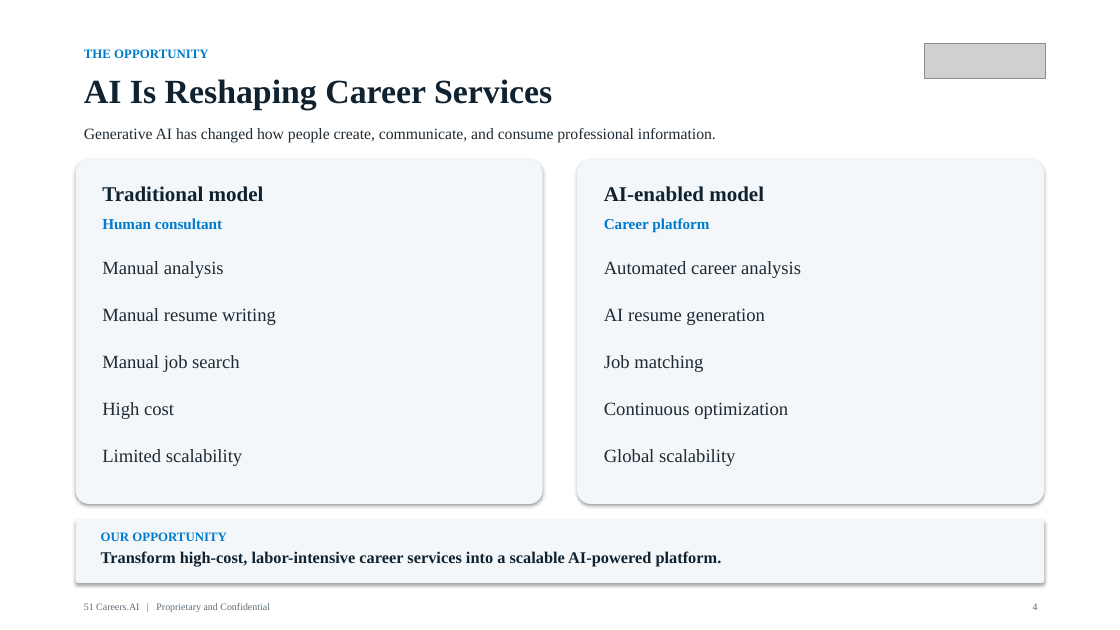
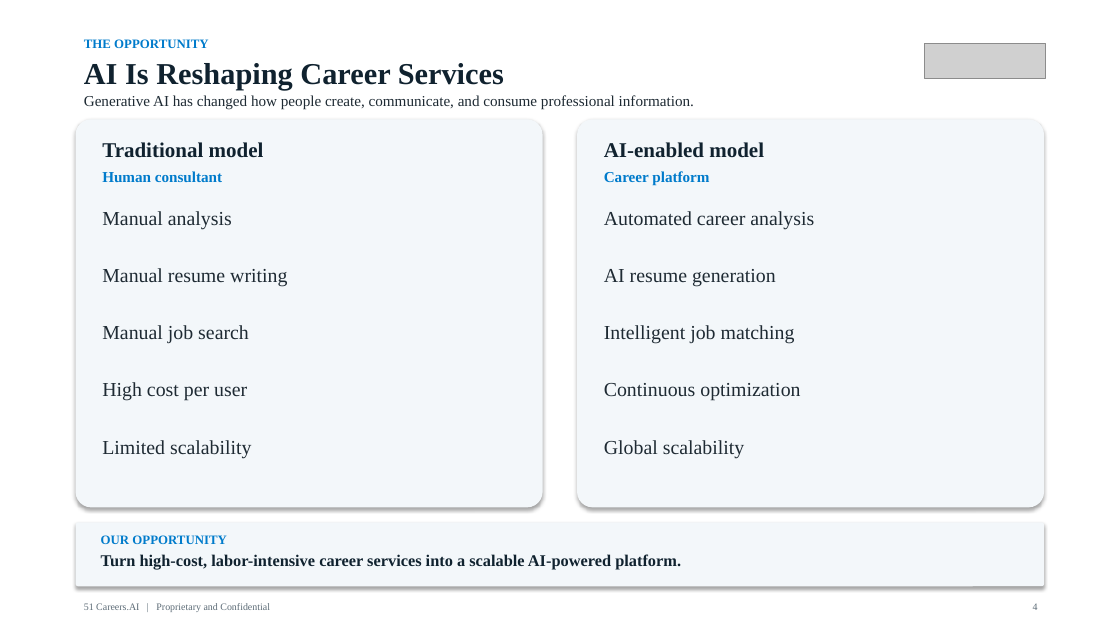
Before and after one commit to anthonyleedu/anthonyleedu, a slide deck: slide 4 of 51Careers_AI_Investor_Overview.pptx. Drawn at 1120x630 pixels with LibreOffice and Linux fonts; fonts in the diff are those of the drawing; grey boxes stand for pictures. Boxes give left, top, right and bottom in pixels: in the first picture for what was removed or moved away, otherwise in the second. Text is boxed around its words. In the diff, an @@ line names an element or a change of style, - is before the commit and + after.

```diff
--- a/51Careers_AI_Investor_Overview.pptx
+++ b/51Careers_AI_Investor_Overview.pptx
@@ text "AI Is Reshaping Career Services": place and size @@
-text "AI Is Reshaping Career Services" at box(84, 79, 552, 109)
+text "AI Is Reshaping Career Services" at box(84, 63, 504, 91)
@@ text "AI Is Reshaping Career Services" at box(84, 63, 504, 91): size 29 to 26 pt @@
@@ text "THE OPPORTUNITY": place and size @@
-text "THE OPPORTUNITY" at box(84, 49, 209, 58)
+text "THE OPPORTUNITY" at box(84, 39, 209, 48)
@@ text "Generative AI has changed how ...": place and size @@
-text "Generative AI has changed how ..." at box(84, 128, 716, 142)
+text "Generative AI has changed how ..." at box(84, 95, 694, 110)
@@ text "Generative AI has changed how ..." at box(84, 95, 694, 110): size 13.5 to 13 pt @@
@@ rounded rectangle: place and size @@
-rounded rectangle at box(76, 160, 543, 504)
+rounded rectangle at box(76, 119, 543, 507)
@@ rounded rectangle: place and size @@
-rounded rectangle at box(577, 160, 1044, 504)
+rounded rectangle at box(577, 119, 1044, 507)
@@ text "Traditional model": place and size @@
-text "Traditional model" at box(102, 186, 264, 202)
+text "Traditional model" at box(102, 142, 264, 158)
@@ text "AI-enabled model": place and size @@
-text "AI-enabled model" at box(604, 186, 764, 202)
+text "AI-enabled model" at box(604, 142, 764, 158)
@@ text "Human consultant": place and size @@
-text "Human consultant" at box(102, 218, 222, 229)
+text "Human consultant" at box(102, 171, 222, 182)
@@ text "Career platform": place and size @@
-text "Career platform" at box(604, 218, 709, 233)
+text "Career platform" at box(604, 171, 709, 186)
@@ text "Manual analysis": place and size @@
-text "Manual analysis" at box(102, 261, 224, 278)
+text "Manual analysis" at box(102, 211, 232, 230)
@@ size 16 to 17 pt in 8 elements at box(102, 440, 251, 458), box(604, 440, 744, 458), box(604, 383, 800, 401), box(102, 325, 249, 344), box(102, 268, 287, 287), box(604, 269, 776, 287), box(102, 211, 232, 230), box(604, 211, 814, 230) @@
@@ text "Automated career analysis": place and size @@
-text "Automated career analysis" at box(604, 261, 801, 278)
+text "Automated career analysis" at box(604, 211, 814, 230)
@@ text "Manual resume writing": place and size @@
-text "Manual resume writing" at box(102, 308, 276, 325)
+text "Manual resume writing" at box(102, 268, 287, 287)
@@ text "AI resume generation": place and size @@
-text "AI resume generation" at box(604, 308, 765, 325)
+text "AI resume generation" at box(604, 269, 776, 287)
@@ text "Manual job search": place and size @@
-text "Manual job search" at box(102, 355, 240, 372)
+text "Manual job search" at box(102, 325, 249, 344)
@@ text at box(604, 325, 795, 344): text changed; size 16 to 17 pt @@
-Job matching
+Intelligent job matching
@@ text at box(102, 382, 247, 401): text changed; size 16 to 17 pt @@
-High cost
+High cost per user
@@ text "Continuous optimization": place and size @@
-text "Continuous optimization" at box(604, 402, 788, 419)
+text "Continuous optimization" at box(604, 383, 800, 401)
@@ text "Limited scalability": place and size @@
-text "Limited scalability" at box(102, 449, 242, 466)
+text "Limited scalability" at box(102, 440, 251, 458)
@@ text "Global scalability": place and size @@
-text "Global scalability" at box(604, 449, 735, 466)
+text "Global scalability" at box(604, 440, 744, 458)
@@ rounded rectangle: place and size @@
-rounded rectangle at box(76, 519, 1044, 583)
+rounded rectangle at box(76, 523, 1044, 586)
@@ text at box(101, 554, 681, 570): text changed @@
-Transform high-cost, labor-intensive career services into a scalable AI-powered platform.
+Turn high-cost, labor-intensive career services into a scalable AI-powered platform.
```
Also in this commit, not shown: 28 other slides changed, 1 other file.
